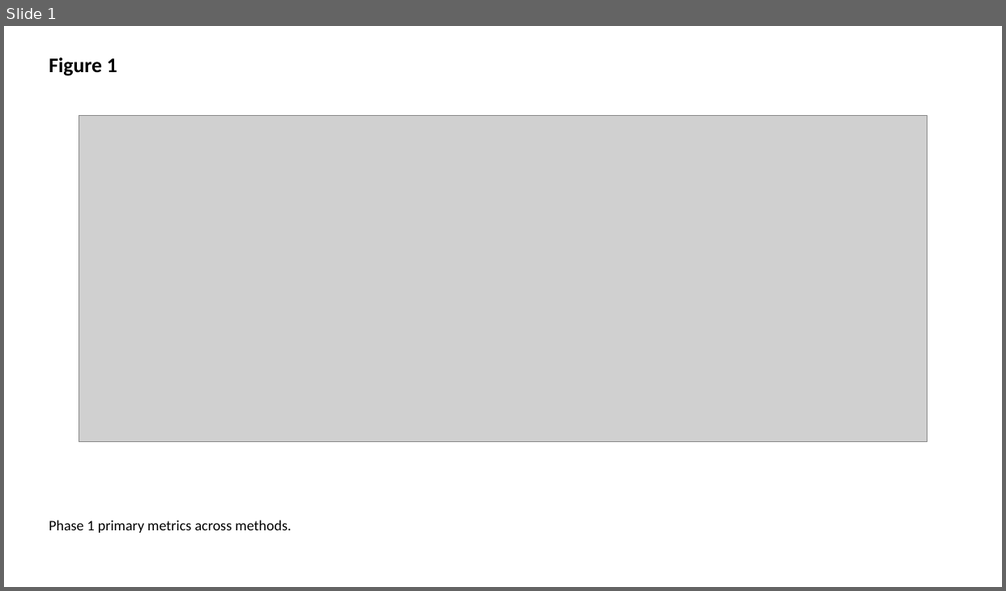
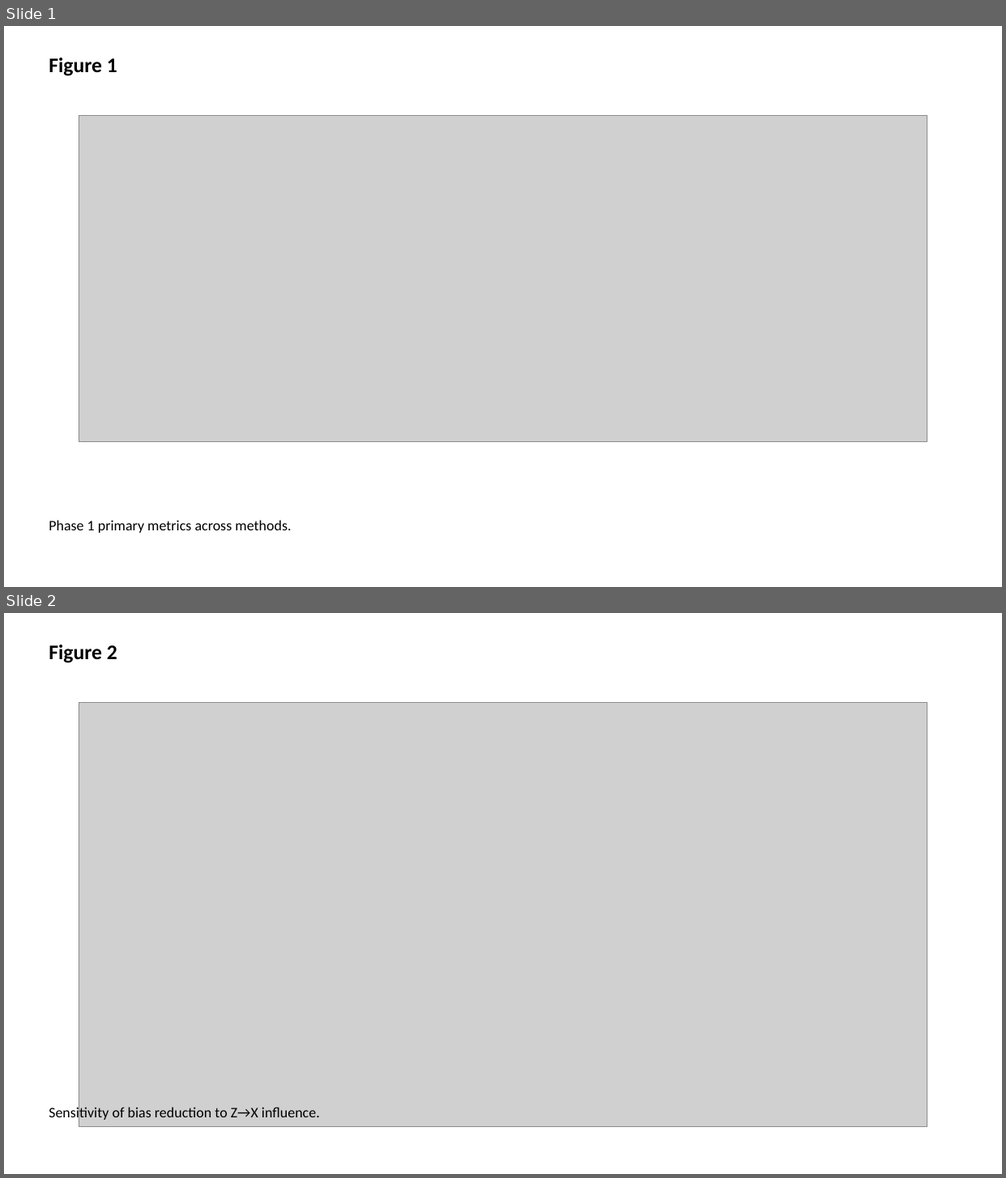
Before and after one commit to bougtoir/ione-stratification-framework, a slide deck: results/figures/pptx/figures.pptx. Shown one above the other, each under a label of ours: slide 1 before the commit, slides 1 and 2 after it. The pictures are 1006x591 and 1006x1178 pixels, drawn with LibreOffice and Linux fonts; fonts in the diff are those of the drawing; grey boxes stand for pictures. Boxes give left, top, right and bottom in pixels: in the first picture for what was removed or moved away, otherwise in the second. Text is boxed around its words. In the diff, an @@ line names an element or a change of style, - is before the commit and + after.

```diff
--- a/results/figures/pptx/figures.pptx
+++ b/results/figures/pptx/figures.pptx
@@ slide 2 added at (x1=4, y1=613, x2=1002, y2=1174), background #FFFFFF @@
@@ text added at (x1=49, y1=645, x2=117, y2=663), 20 pt, text #000000, bold @@
+Figure 2
@@ picture added at (x1=79, y1=703, x2=927, y2=1127) @@
@@ text added at (x1=49, y1=1105, x2=320, y2=1122), 14 pt, text #000000 @@
+Sensitivity of bias reduction to Z→X influence.
```
Also in this commit, not shown: 12 other files.
